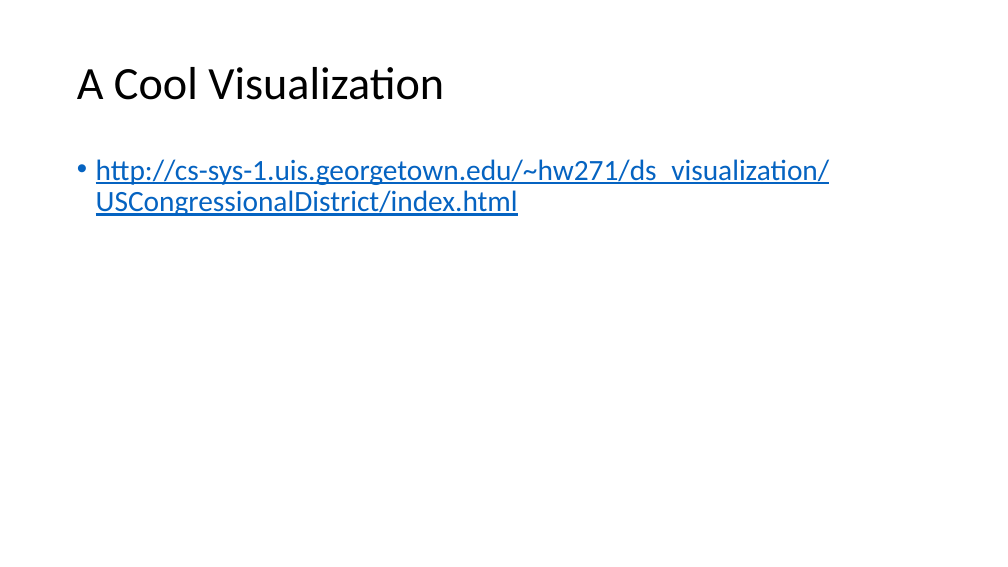
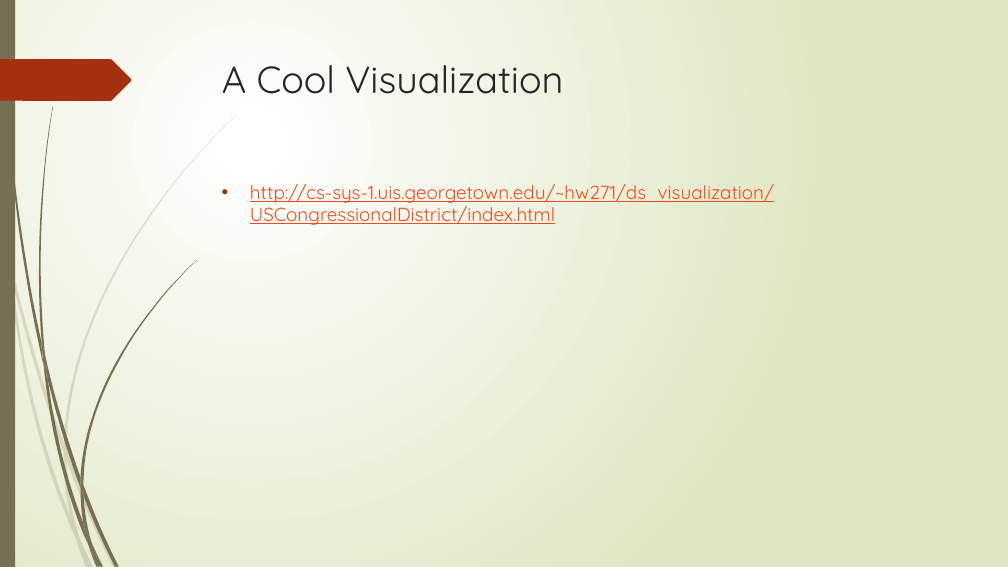
Before and after one commit to arifyali/50-percent-Chance-of-Awesome, a slide deck: slide 28 of Combined Slidedeck.pptx. Drawn at 1008x567 pixels with LibreOffice and Linux fonts; fonts in the diff are those of the drawing. Boxes give left, top, right and bottom in pixels: in the first picture for what was removed or moved away, otherwise in the second. Text is boxed around its words. In the diff, an @@ line names an element or a change of style, - is before the commit and + after.

```diff
--- a/Combined Slidedeck.pptx
+++ b/Combined Slidedeck.pptx
@@ background #FFFFFF to gradient #FFFFFF to #DFE8C4 @@
@@ rectangle added at box(0, 0, 15, 567), fill #766F54 @@
@@ freeform shape added at box(0, 59, 132, 101), fill #A53010 @@
@@ title "A Cool Visualization": place and size @@
-title "A Cool Visualization" at box(77, 67, 444, 100)
+title "A Cool Visualization" at box(222, 65, 563, 94)
@@ title "A Cool Visualization" at box(222, 65, 563, 94): size 44 to 36 pt, font Calibri to Quicksand, text colour #000000 to #262626; line spacing 0.9 to 1; vertical alignment middle to top @@
@@ text "http://cs-sys-1.uis.georgetown.edu/~hw271/ds_visualization/U ...": place and size @@
-text "http://cs-sys-1.uis.georgetown.edu/~hw271/ds_visualization/U ..." at box(96, 159, 830, 216)
+text "http://cs-sys-1.uis.georgetown.edu/~hw271/ds_visualization/U ..." at box(250, 184, 774, 225)
@@ text "http://cs-sys-1.uis.georgetown.edu/~hw271/ds_visualization/U ..." at box(250, 184, 774, 225): size 28 to 18 pt, font Calibri to Quicksand, text colour #0563C1 to #FB4A18; indent changed; line spacing 0.9 to 1 @@
@@ group added at box(0, 116, 236, 567): 10 freeform shapes @@
@@ group added at box(2, 0, 197, 567): 12 freeform shapes @@
```
Also in this commit, not shown: 27 other slides changed, 8 other files.
